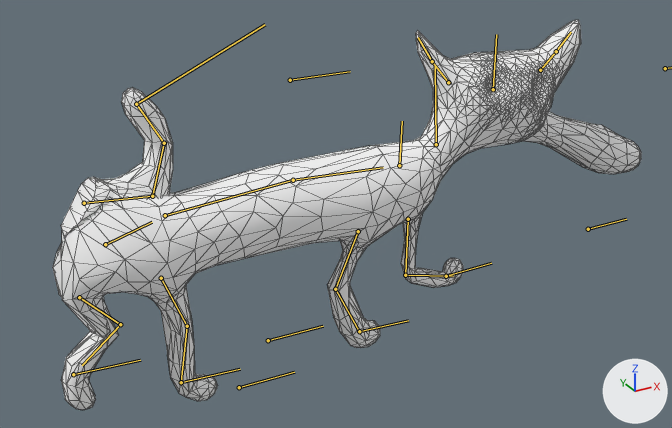
The glTF model static/models/characters/zob.glb as it was, and as the next commit left it.
The view is the same before and after, from a camera (50 mm lens) standing at (-4.1, -8.98, 6.55) and looking at (0.98, 0.25, 1.93). The lights are fixed; the arrows at lower right show +X, +Y and +Z. Both versions are drawn at frame 17 of the action 'Walk'; the numbers are the values there. The bones that bend it are drawn over the model as lines. Mesh edges are drawn as thin lines.

In view in the first picture: 'zoo-2'.
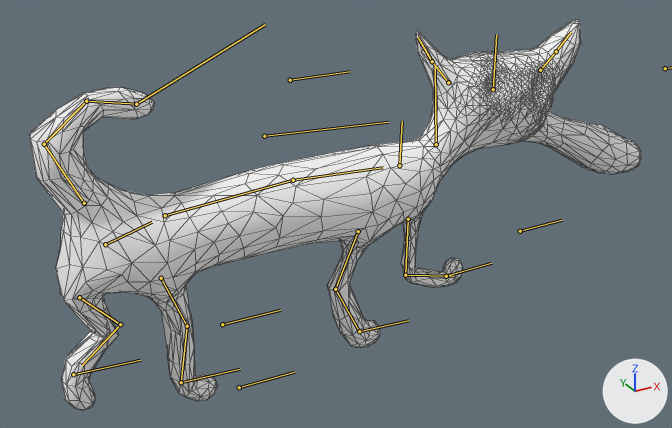
What the commit changed:
Bone 'Tail1' (bone_tail1) turns from (-61, -11, 176) to (7, 12, -5) degrees about its own x, y and z.

What differs and where, as boxes [x1, y1, x2, y2] in the pictures (672 x 428 px):
'zoo-2', posed: before [53, 20, 641, 410]; after [29, 20, 641, 410]
bone 'Tail1', root to tip: before (84, 203) to (152, 196); after (84, 203) to (44, 144)
